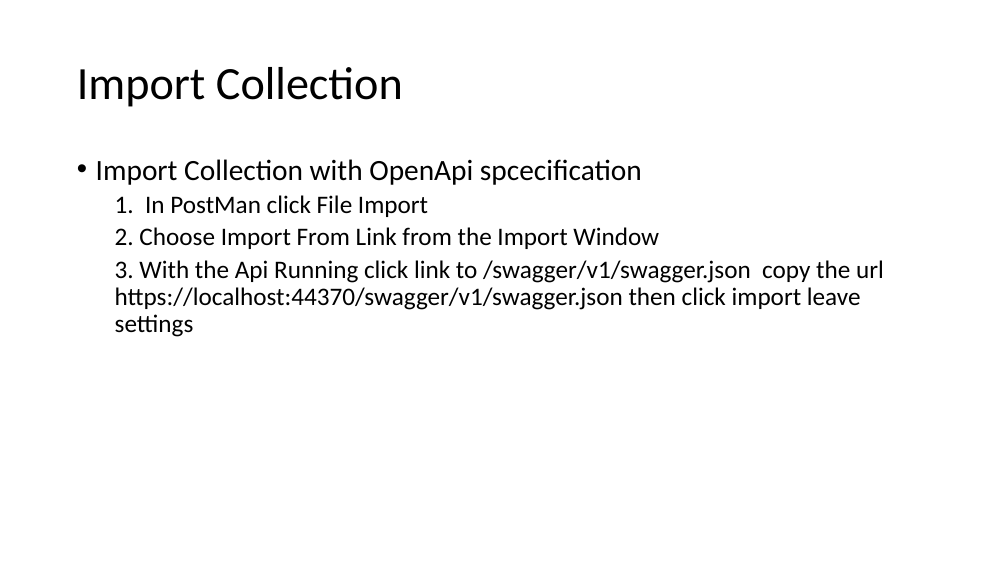
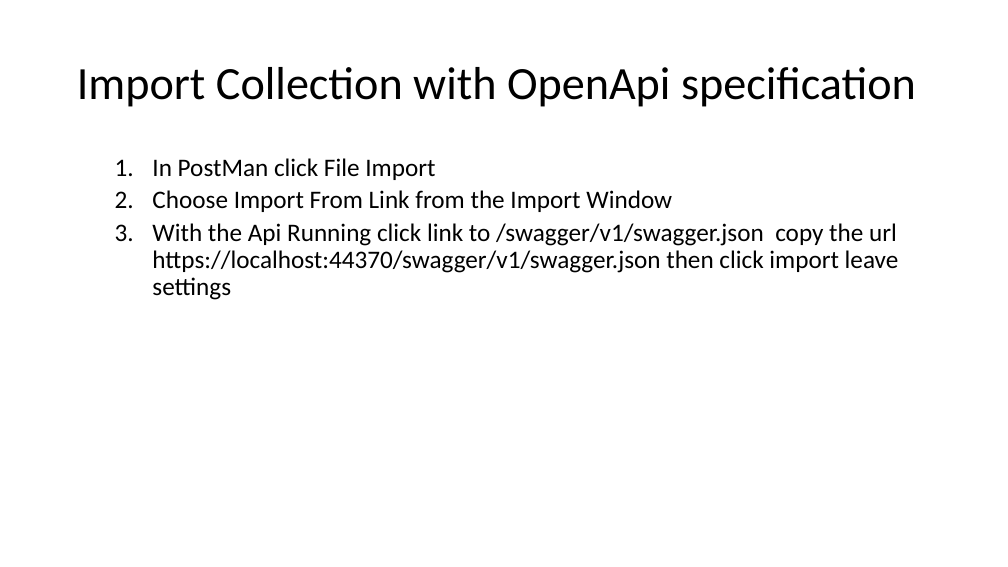
Before and after one commit to CarrieEBeaton/How_Session_Dotnet_Core_Web_Api, a slide deck: slide 2 of Session_1_Md/slides/PostmanTesting.pptx. Drawn at 1008x567 pixels with LibreOffice and Linux fonts; fonts in the diff are those of the drawing. Boxes give left, top, right and bottom in pixels: in the first picture for what was removed or moved away, otherwise in the second. Text is boxed around its words. In the diff, an @@ line names an element or a change of style, - is before the commit and + after.

```diff
--- a/Session_1_Md/slides/PostmanTesting.pptx
+++ b/Session_1_Md/slides/PostmanTesting.pptx
@@ title at <box>77,67,916,107</box>: text changed @@
-Import Collection
+Import Collection with OpenApi specification
@@ text at <box>152,158,899,300</box>: text changed @@
-• Import Collection with OpenApi spcecification
-  1. In PostMan click File Import
-  2. Choose Import From Link from the Import Window
-  3. With the Api Running click link to /swagger/v1/swagger.json copy the url https://localhost:44370/swagger/v1/swagger.json then click import leave settings
+  1. In PostMan click File Import
+  2. Choose Import From Link from the Import Window
+  3. With the Api Running click link to /swagger/v1/swagger.json copy the url https://localhost:44370/swagger/v1/swagger.json then click import leave settings
```
Also in this commit, not shown: 5 other slides changed, 2 other files.
